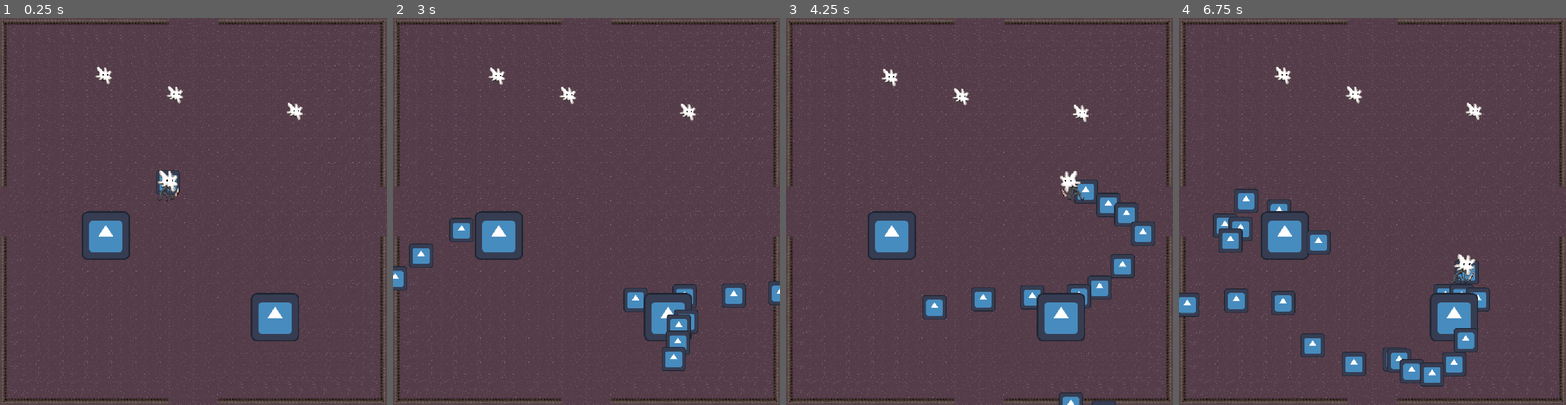
Above: before the commit, frames 1-4 (left to right).
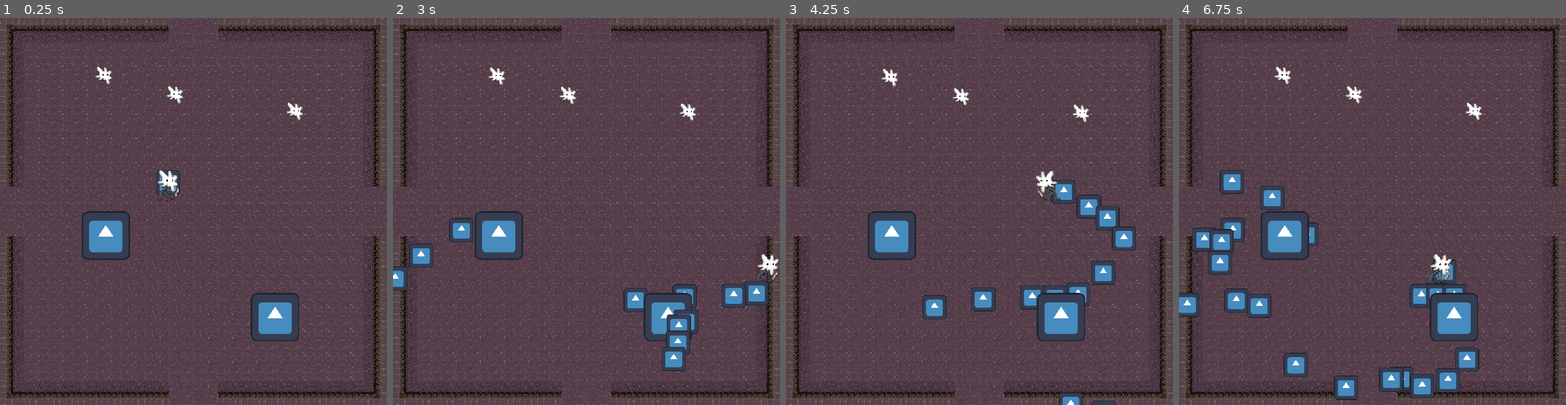
Above: after the commit, the same moments.

Repository: HephepTeam/GGJ2026
Game: Godot game, scene res://scenes/game_scene.tscn
Same seed, same stepped clock (60 frames per second), same inputs: the game is played once before the commit and once after it. The project has no main scene, so this scene is started directly. The engine's default icon, where the game draws it, is replaced by a stand-in: a white triangle on a blue panel in a dark square.
Inputs (mouse positions are in pixels of both pictures, inside the frame that each line leads up to):
- Up to frame 1 (0.25 s): no input
- Up to frame 2 (3 s): move the mouse to (671, 192) at 0.52 s; hold Right (ui_right) 0.53-1.28 s; move the mouse to (509, 230) at 1.27 s; hold Down (ui_down) 1.28-2.03 s; move the mouse to (625, 126) at 2.02 s; hold Right (ui_right) 2.03-2.78 s; move the mouse to (567, 288) at 2.77 s; hold Up (ui_up) from 2.78 s (still down)
- Up to frame 3 (4.25 s): move the mouse to (1095, 269) at 3.52 s; release Up (ui_up) at 3.53 s; hold Left (ui_left) from 3.53 s (still down)
- Up to frame 4 (6.75 s): move the mouse to (1256, 153) at 4.27 s; move the mouse to (1391, 211) at 5.02 s; release Left (ui_left) at 5.03 s; hold Down (ui_down) 5.03-5.78 s; move the mouse to (1314, 114) at 5.77 s; hold Right (ui_right) 5.78-6.53 s; move the mouse to (1457, 192) at 6.52 s; hold Up (ui_up) from 6.53 s (still down)

The runs differ from the first frame. In frame 1, 8.6% of the frame differs, in the area x 0-100%, y 0-100%; in frame 2, 9.0%; in frame 3, 12%; in frame 4, 17%.

Commit message:
update tileset

Diff:
--- a/scenes/map.tscn
+++ b/scenes/map.tscn
@@ -10,11 +10,13 @@
 texture = ExtResource("1_0cso3")
 texture_region_size = Vector2i(64, 64)
 0:0/0 = 0
+0:0/0/physics_layer_0/polygon_0/points = PackedVector2Array(-32, -32, 32, -32, 32, 0, 0, 0, 0, 32, -32, 32)
 
 [sub_resource type="TileSetAtlasSource" id="TileSetAtlasSource_jh32y"]
 texture = ExtResource("2_2klcf")
 texture_region_size = Vector2i(64, 64)
 0:0/0 = 0
+0:0/0/physics_layer_0/polygon_0/points = PackedVector2Array(-32, -32, 32, -32, 32, 0, -32, 0)
 
 [sub_resource type="TileSetAtlasSource" id="TileSetAtlasSource_paxxb"]
 texture = ExtResource("1_4xfga")
@@ -63,6 +65,7 @@
 
 [sub_resource type="TileSet" id="TileSet_gldc4"]
 tile_size = Vector2i(64, 64)
+physics_layer_0/collision_layer = 1
 sources/2 = SubResource("TileSetAtlasSource_paxxb")
 sources/0 = SubResource("TileSetAtlasSource_nakos")
 sources/1 = SubResource("TileSetAtlasSource_jh32y")
Binary file changed: assets/corner.png
Binary file changed: assets/ground.png
Binary file changed: assets/wall.png
